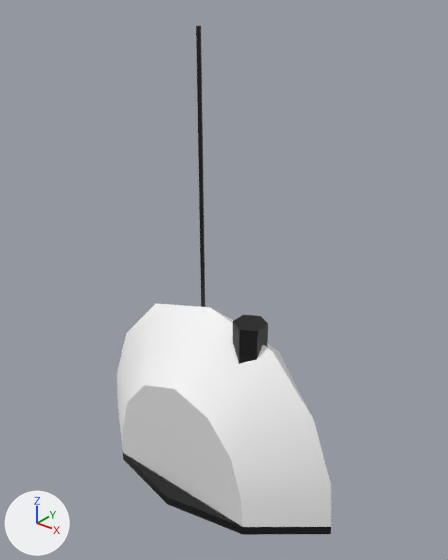
What one commit did to the Blender file assets/models/props/radio.blend.
Camera for both pictures: a camera (50 mm lens) standing at (0.365, -0.432, 0.412) and looking at (0.011, 0.011, 0.138). Arrows for +X, +Y and +Z are at lower left; the lights stay in place.

In view in the first picture: 'radio'.
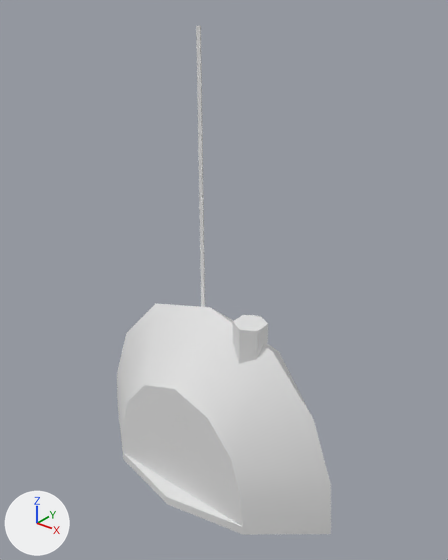
Changed parts and their boxes [x1, y1, x2, y2] in the pictures (448 x 560 px):
```json
{"part": 1, "of": "me_radio", "change": "recoloured", "before": [118, 26, 331, 535], "after": [118, 26, 331, 535], "on screen": "black to white"}
{"part": 2, "of": "me_radio", "change": "recoloured", "before": [117, 303, 331, 527], "after": [117, 303, 331, 527]}
```

Scene script edits in JSON lines:
```json
{"block": "me_radio", "where": "me_radio.from_pydata(...)  # 56 vertices, 43 faces; spans x -0.16..0.16, y -0.075..0.074, z -0.106..0.373"}
{"block": "me_radio", "where": "# used by ob_radio; location = (0.0, 0.0, 0.0)"}
{"block": "me_radio", "change": "me_radio part 1: all 22 faces that had it switch from mat_radio_black (black #0c0c0c) to mat_radio_face (its picture is missing)"}
{"block": "me_radio", "change": "me_radio part 2: all 20 faces that had it switch from mat_radio_white (white #ffffff) to mat_radio_face (its picture is missing)"}
```
